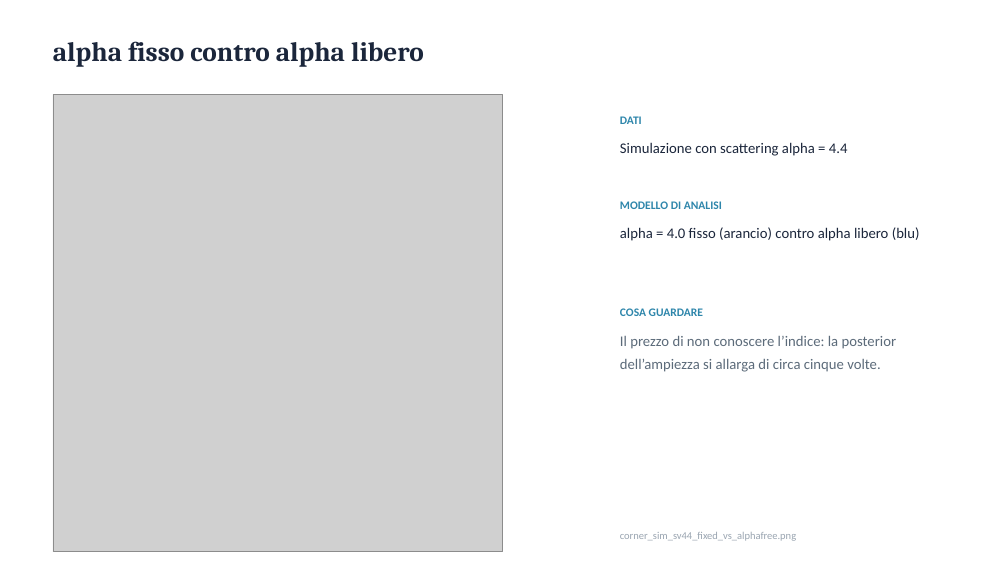
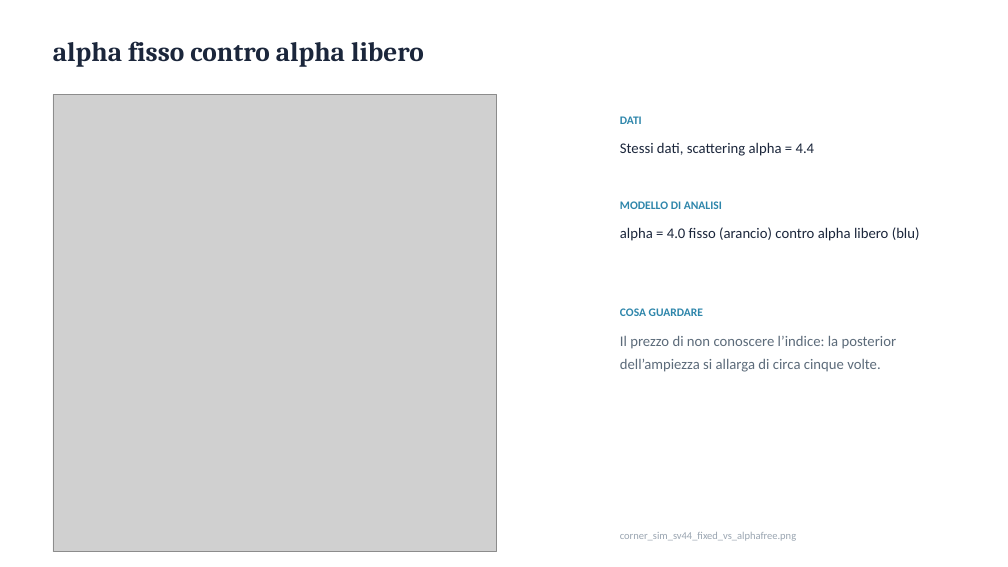
Before and after one commit to caivanolorenzo35-design/Tesi-PTA, a slide deck: slide 31 of Tesi_J1640_grafici.pptx (slide 32 before the commit). Drawn at 1008x567 pixels with LibreOffice and Linux fonts; fonts in the diff are those of the drawing; grey boxes stand for pictures. Boxes give left, top, right and bottom in pixels: in the first picture for what was removed or moved away, otherwise in the second. Text is boxed around its words. In the diff, an @@ line names an element or a change of style, - is before the commit and + after.

```diff
--- a/Tesi_J1640_grafici.pptx
+++ b/Tesi_J1640_grafici.pptx
@@ picture resized from (x1=53, y1=95, x2=503, y2=552) to (x1=53, y1=95, x2=497, y2=552) @@
@@ text at (x1=620, y1=142, x2=815, y2=156): text changed @@
-Simulazione con scattering alpha = 4.4
+Stessi dati, scattering alpha = 4.4
```
Also in this commit, not shown: 5 other slides changed, 2 slides added, 2 slides removed, 59 other files.
